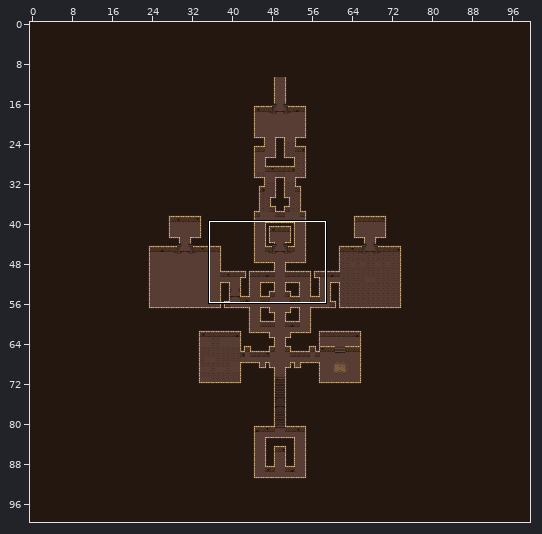
Two states of a Tiled map, android/assets/levels/level_1_6.tmx. Above: a wide view before the commit, with the close-up outlined.
Close-up. As it was:
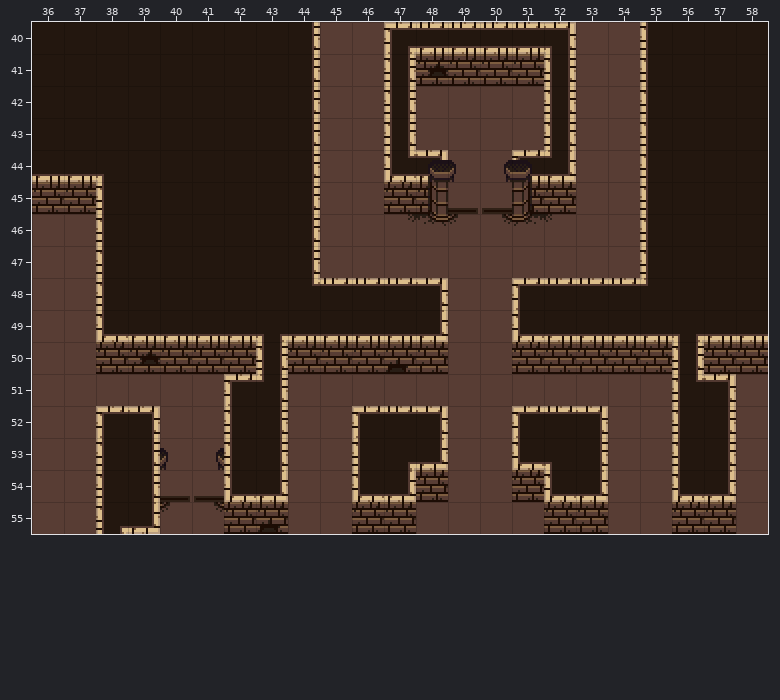
Cells are 16x16 px. Shown: x 36..58, y 40..55. The commit also changed other parts of the map, which this record leaves out.
New version:
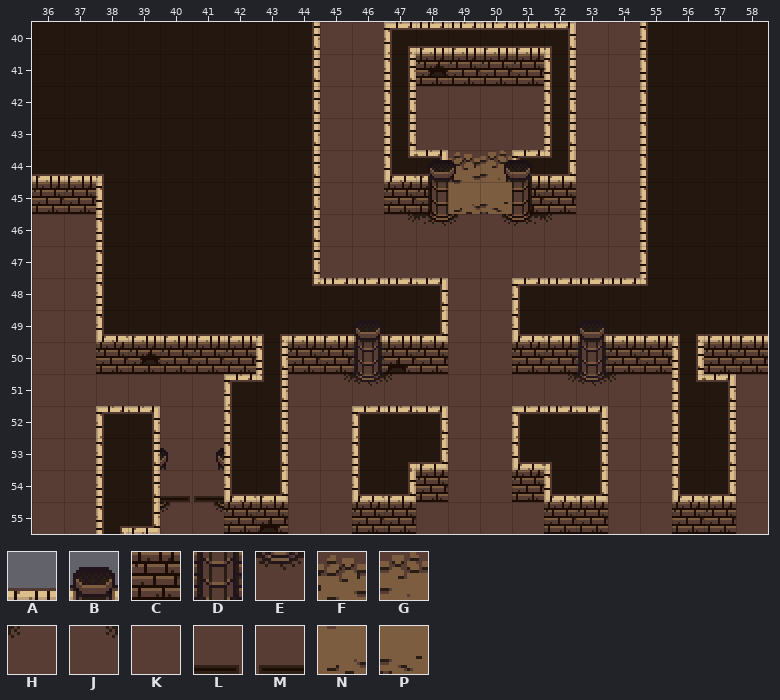
Key: from "PixelDungeonTileset": A 1, B 7, C 11, D 17, E 27, F 36, G 37, H 40, J 40 flipped left-right, K 42, L 43, M 43 flipped left-right, N 46, P 47.
_ is an empty cell.
Change:
Layer "floor":
y 44: x 49..50 KK -> FG
y 45: x 49..50 LM -> NP
y 51: x 45..47 KKK -> JEH; x 52..54 KKK -> JEH
Layer "walls":
y 50: x 46 C -> D; x 53 C -> D
Layer "wallTop2":
y 49: x 46 A -> B; x 53 A -> B
